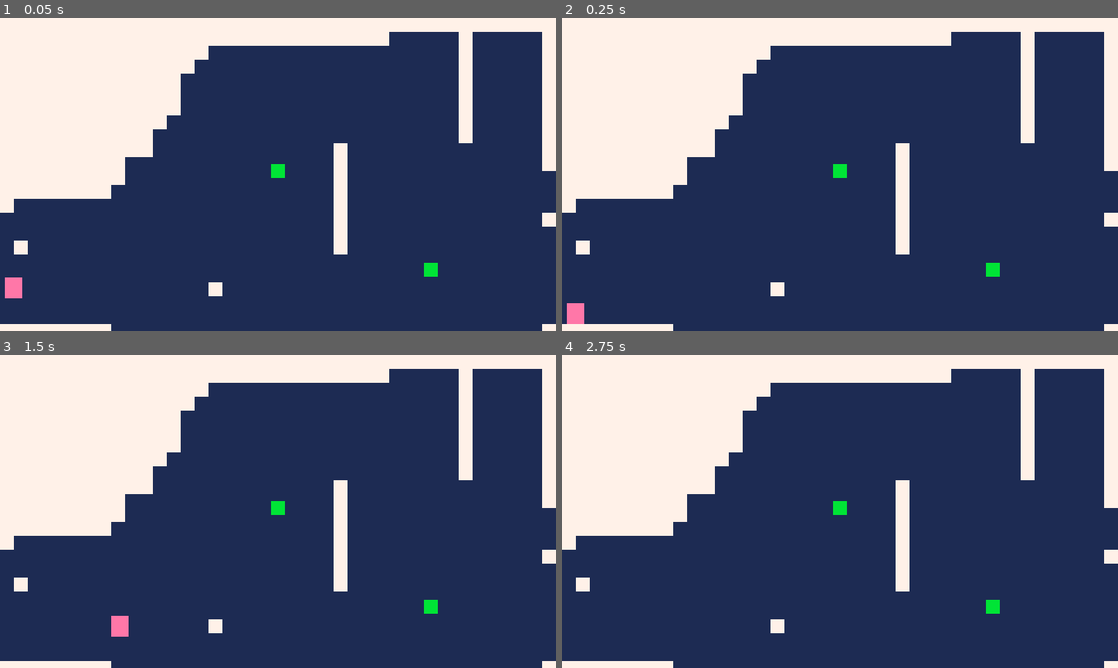
Above: before the commit, frames 1-4 (two rows, left to right).
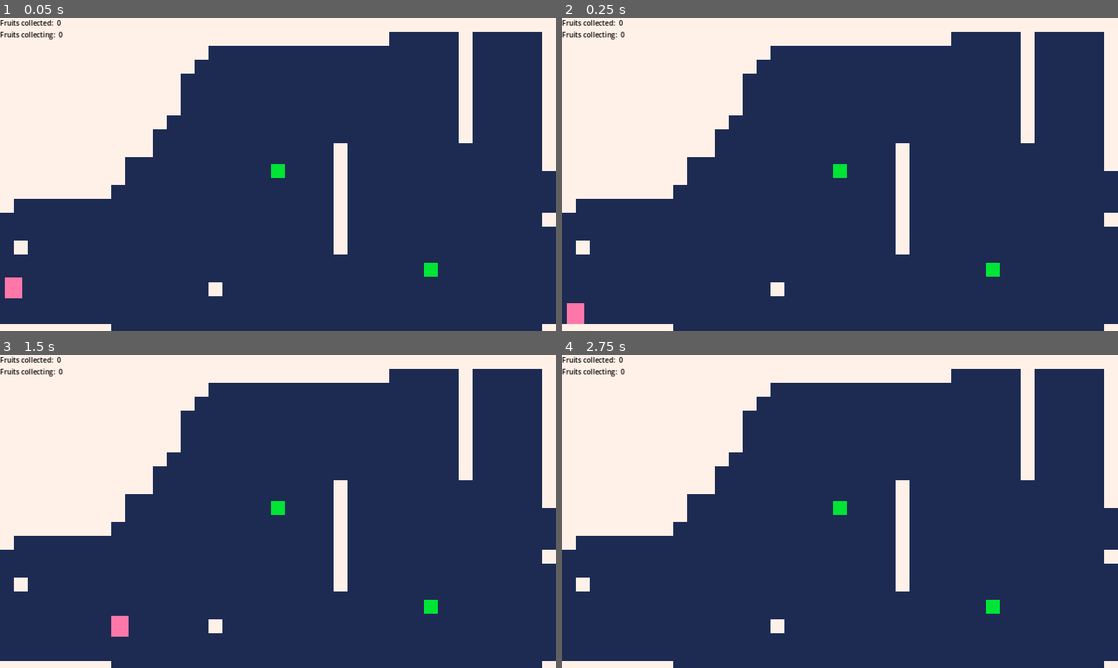
Above: after the commit, the same moments.

Repository: amorykiet/Beako
Game: Godot game, scene res://Test.tscn
The game is run twice, just before and just after one commit, with the same random seed, the same clock (stepped at 60 frames per second) and the same inputs.
Inputs:
- Up to frame 1 (0.05 s): no input
- Up to frame 2 (0.25 s): no input
- Up to frame 3 (1.5 s): tap Enter at 0.5 s; hold C (C) 0.53-1.28 s; hold Right (RIGHT) from 0.53 s (still down); tap Up (UP) at 0.77 s; tap C (C) at 1.35 s
- Up to frame 4 (2.75 s): tap Up (UP) at 1.52 s; tap Space at 2 s; release Right (RIGHT) at 2.03 s; hold Left (LEFT) from 2.03 s (still down); hold X (X) from 2.03 s (still down); tap C (C) at 2.3 s

The runs differ from the first frame. In frame 1, 0.2% of the frame differs, in the area x 0-12%, y 0-7%; in frame 2, 0.2%; in frame 3, 0.2%; in frame 4, 0.2%.

Commit message:
add collect fruits progress gameplay

Diff:
--- a/Fruit.gd
+++ b/Fruit.gd
@@ -4,6 +4,7 @@
 	if body.name == "Subaru":
 		body as Subaru
 		body.cur_stama = body.MAX_STAMA
-		body.fruits_collecting += 1
+#		body.fruits_collecting += 1
+		GamePlayProgress.fruits_collecting += 1
 		body.can_dash = true
 		queue_free()
--- /dev/null
+++ b/GamePlayProgress.gd
@@ -0,0 +1,4 @@
+extends Node
+
+var fruits_collected: int = 0
+var fruits_collecting: int = 0
--- a/Standing.gd
+++ b/Standing.gd
@@ -68,7 +68,7 @@
 		subaru.transition_to("Climbing",{left = true})
 
 func enter( subaru: Subaru, _msg := {}) -> void:
-	subaru.fruits_collecting = 0
+	GamePlayProgress.fruits_collecting = 0
 	timer_to_fall.stop()
 	falling = false
 	subaru.cur_stama = subaru.MAX_STAMA
--- a/Subaru.gd
+++ b/Subaru.gd
@@ -14,8 +14,8 @@
 var can_dash:= true
 var dash_direction: Vector2= Vector2.RIGHT
 var cur_stama: int = MAX_STAMA
-var fruits_collected: int = 0
-var fruits_collecting: int = 0
+#var fruits_collected: int = 0
+#var fruits_collecting: int = 0
 
 func _ready():
 	state.enter(self)
--- a/Test.tscn
+++ b/Test.tscn
@@ -1,9 +1,10 @@
-[gd_scene load_steps=5 format=3 uid="uid://csx22c0ix306q"]
+[gd_scene load_steps=6 format=3 uid="uid://csx22c0ix306q"]
 
 [ext_resource type="PackedScene" uid="uid://c38jm30c1i0sp" path="res://Enviroment.tscn" id="1_772hv"]
 [ext_resource type="PackedScene" uid="uid://d4aqtu6mrsdgh" path="res://Subaru.tscn" id="2_3p8yq"]
 [ext_resource type="PackedScene" uid="uid://bsc63dwhdxxy" path="res://DeadArea.tscn" id="2_dvp75"]
 [ext_resource type="PackedScene" uid="uid://c7ym0v8ovel0l" path="res://Fruit.tscn" id="3_1uyem"]
+[ext_resource type="PackedScene" uid="uid://ic3wxfw2ijkd" path="res://ui.tscn" id="5_vrei8"]
 
 [node name="Test" type="Node2D"]
 
@@ -25,3 +26,5 @@
 [node name="Camera2D" type="Camera2D" parent="."]
 anchor_mode = 0
 zoom = Vector2(4, 4)
+
+[node name="UI" parent="." instance=ExtResource("5_vrei8")]
--- a/project.godot
+++ b/project.godot
@@ -14,6 +14,10 @@
 run/main_scene="res://Test.tscn"
 config/features=PackedStringArray("4.0", "Mobile")
 config/icon="res://icon.svg"
+
+[autoload]
+
+GamePlayProgress="*res://GamePlayProgress.gd"
 
 [display]
 
--- /dev/null
+++ b/ui.gd
@@ -0,0 +1,5 @@
+extends CanvasLayer
+
+func _process(delta):
+	%FruitsCollectedLabel.text = str(GamePlayProgress.fruits_collected)
+	%FruitsCollectingLabel.text = str(GamePlayProgress.fruits_collecting)
--- /dev/null
+++ b/ui.tscn
@@ -0,0 +1,46 @@
+[gd_scene load_steps=2 format=3 uid="uid://ic3wxfw2ijkd"]
+
+[ext_resource type="Script" path="res://ui.gd" id="1_m46cn"]
+
+[node name="UI" type="CanvasLayer"]
+script = ExtResource("1_m46cn")
+
+[node name="Control" type="Control" parent="."]
+layout_mode = 3
+anchors_preset = 15
+anchor_right = 1.0
+anchor_bottom = 1.0
+grow_horizontal = 2
+grow_vertical = 2
+
+[node name="VBoxContainer" type="VBoxContainer" parent="Control"]
+offset_right = 40.0
+offset_bottom = 40.0
+
+[node name="HBoxContainer" type="HBoxContainer" parent="Control/VBoxContainer"]
+layout_mode = 2
+
+[node name="Label" type="Label" parent="Control/VBoxContainer/HBoxContainer"]
+layout_mode = 2
+theme_override_colors/font_color = Color(0, 0, 0, 1)
+text = "Fruits collected: "
+
+[node name="FruitsCollectedLabel" type="Label" parent="Control/VBoxContainer/HBoxContainer"]
+unique_name_in_owner = true
+layout_mode = 2
+theme_override_colors/font_color = Color(0, 0, 0, 1)
+text = "0"
+
+[node name="HBoxContainer2" type="HBoxContainer" parent="Control/VBoxContainer"]
+layout_mode = 2
+
+[node name="Label" type="Label" parent="Control/VBoxContainer/HBoxContainer2"]
+layout_mode = 2
+theme_override_colors/font_color = Color(0, 0, 0, 1)
+text = "Fruits collecting: "
+
+[node name="FruitsCollectingLabel" type="Label" parent="Control/VBoxContainer/HBoxContainer2"]
+unique_name_in_owner = true
+layout_mode = 2
+theme_override_colors/font_color = Color(0, 0, 0, 1)
+text = "0"
